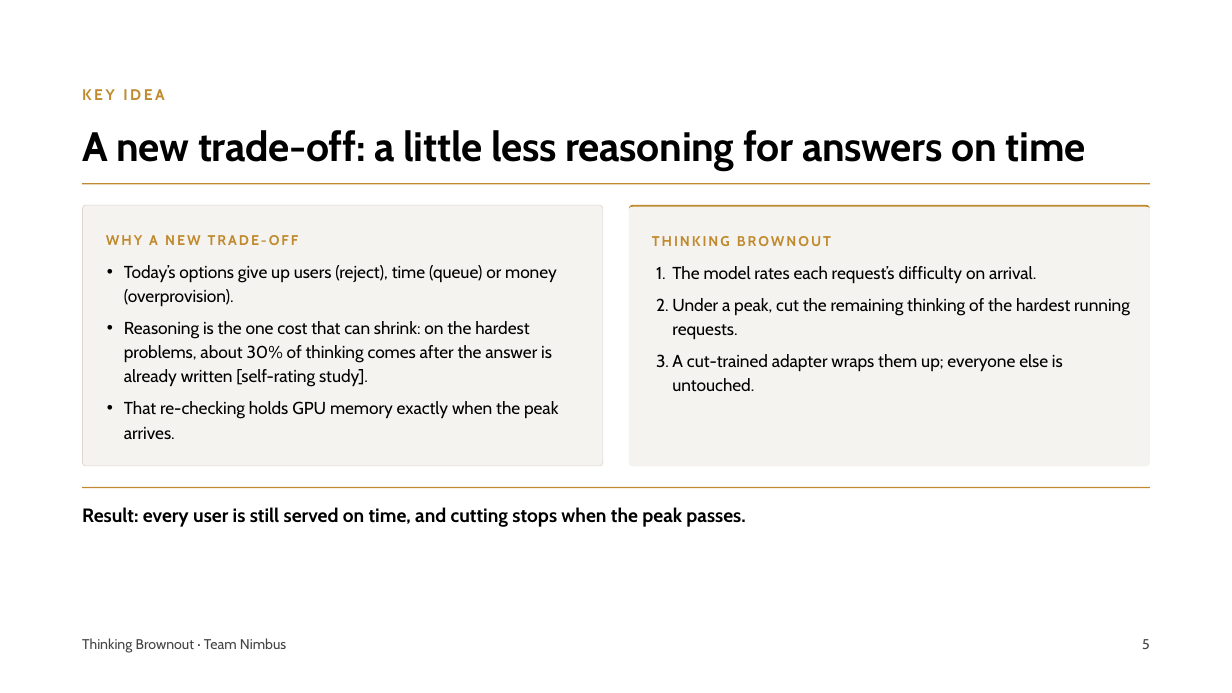
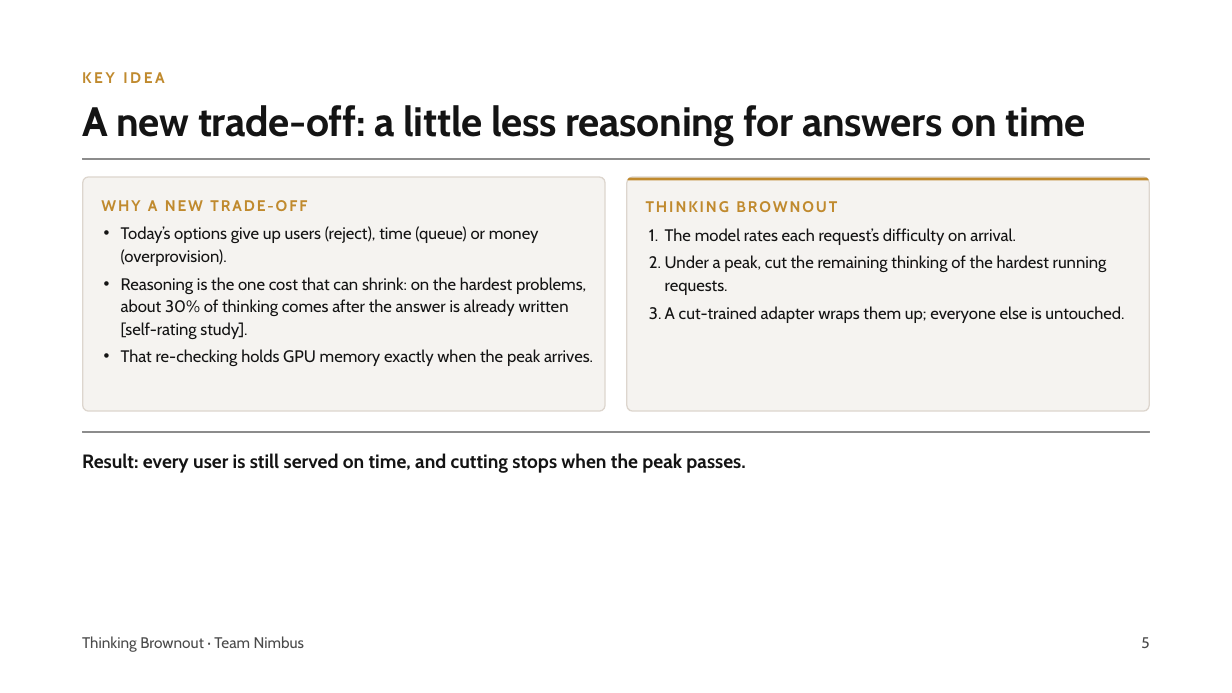
Before and after one commit to pyangyu/team1_nimbus_copy, a slide deck: slide 5 of Symposium Slides.pptx. Drawn at 1232x693 pixels with LibreOffice and Linux fonts; fonts in the diff are those of the drawing; grey boxes stand for pictures. Boxes give left, top, right and bottom in pixels: in the first picture for what was removed or moved away, otherwise in the second. Text is boxed around its words. In the diff, an @@ line names an element or a change of style, - is before the commit and + after.

```diff
--- a/Symposium Slides.pptx
+++ b/Symposium Slides.pptx
@@ text "KEY IDEA": place and size @@
-text "KEY IDEA" at <box>82,89,164,100</box>
+text "KEY IDEA" at <box>82,72,164,83</box>
@@ text "KEY IDEA" at <box>82,72,164,83</box>: line spacing 16.8pt to 15.6pt @@
@@ title "A new trade-off: a little ...": place and size @@
-title "A new trade-off: a little ..." at <box>82,130,1086,171</box>
+title "A new trade-off: a little ..." at <box>82,105,1086,145</box>
@@ title "A new trade-off: a little ..." at <box>82,105,1086,145</box>: text colour #000000 to #141414 @@
@@ picture added at <box>82,158,1151,159</box> @@
@@ rounded rectangle: place and size @@
-rounded rectangle at <box>82,205,603,466</box>
+rounded rectangle at <box>83,177,605,411</box>
@@ rounded rectangle at <box>83,177,605,411</box>: outline #DDD6CE 0.5 pt to #DDD6CE 1 pt; proportions changed @@
@@ rounded rectangle: place and size @@
-rounded rectangle at <box>629,205,1151,467</box>
+rounded rectangle at <box>627,177,1149,411</box>
@@ rounded rectangle at <box>627,177,1149,411</box>: outline none to #DDD6CE 1 pt; proportions changed @@
@@ freeform shape: place and size @@
-freeform shape at <box>629,205,1151,467</box>
+freeform shape at <box>628,177,1149,180</box>
@@ line removed from (82, 184) to (1150, 184) @@
@@ text "WHY A NEW TRADE-OFF" at <box>101,200,307,211</box>: size 11 to 12 pt; line spacing 15.4pt to 15.6pt @@
@@ text "WHY A NEW TRADE-OFF": place and size @@
-text "WHY A NEW TRADE-OFF" at <box>106,235,298,245</box>
+text "WHY A NEW TRADE-OFF" at <box>101,200,307,211</box>
@@ text "THINKING BROWNOUT": place and size @@
-text "THINKING BROWNOUT" at <box>652,236,831,246</box>
+text "THINKING BROWNOUT" at <box>646,201,837,212</box>
@@ text "THINKING BROWNOUT" at <box>646,201,837,212</box>: size 11 to 12 pt; line spacing 15.4pt to 15.6pt @@
@@ text "Today’s options give up users ...": place and size @@
-text "Today’s options give up users ..." at <box>124,265,558,439</box>
+text "Today’s options give up users ..." at <box>121,226,593,366</box>
@@ text "Today’s options give up users ..." at <box>121,226,593,366</box>: size 13.5 to 13 pt, text colour #000000 to #141414; line spacing 18.9pt to 17.6pt; less space between paragraphs @@
@@ text "The model rates each request’s ...": place and size @@
-text "The model rates each request’s ..." at <box>672,266,1130,392</box>
+text "The model rates each request’s ..." at <box>665,228,1124,323</box>
@@ text "The model rates each request’s ..." at <box>665,228,1124,323</box>: size 13.5 to 13 pt, text colour #000000 to #141414; indent changed; line spacing 18.9pt to 17.6pt; less space between paragraphs @@
@@ text "Result: every user is still ...": place and size @@
-text "Result: every user is still ..." at <box>82,507,745,527</box>
+text "Result: every user is still ..." at <box>82,453,745,473</box>
@@ text "Result: every user is still ..." at <box>82,453,745,473</box>: text colour #000000 to #141414; line spacing 21pt to 20.2pt @@
@@ picture added at <box>82,431,1151,432</box> @@
@@ line removed from (82, 488) to (1150, 488) @@
@@ text "Thinking Brownout · Team Nimbus" at <box>82,636,304,652</box>: size 11 to 12 pt, text colour #444444 to #4A4A4A; line spacing 15.4pt to 15.6pt @@
@@ text "5" at <box>1141,637,1149,648</box>: size 11 to 12 pt, text colour #444444 to #4A4A4A; line spacing 15.4pt to 15.6pt @@
```
Also in this commit, not shown: 7 other slides changed, 3 slides added, 1 slide removed.
